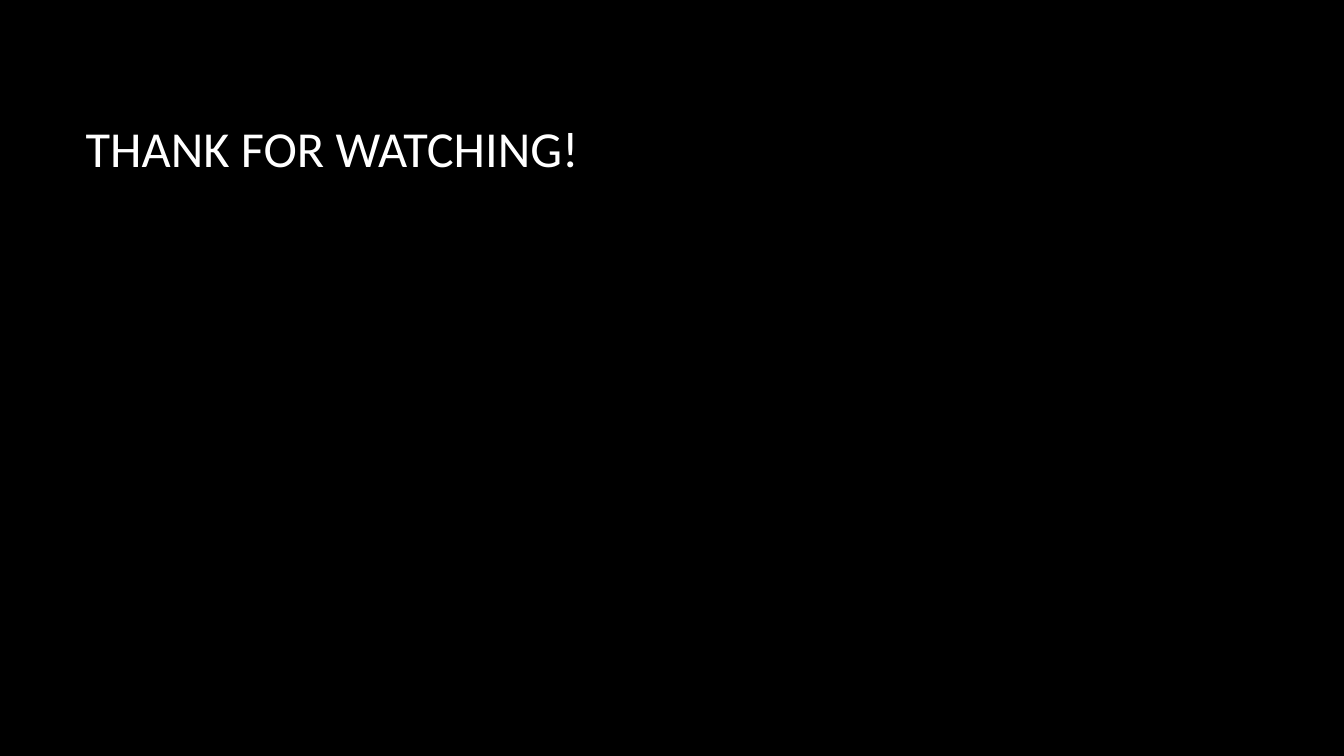
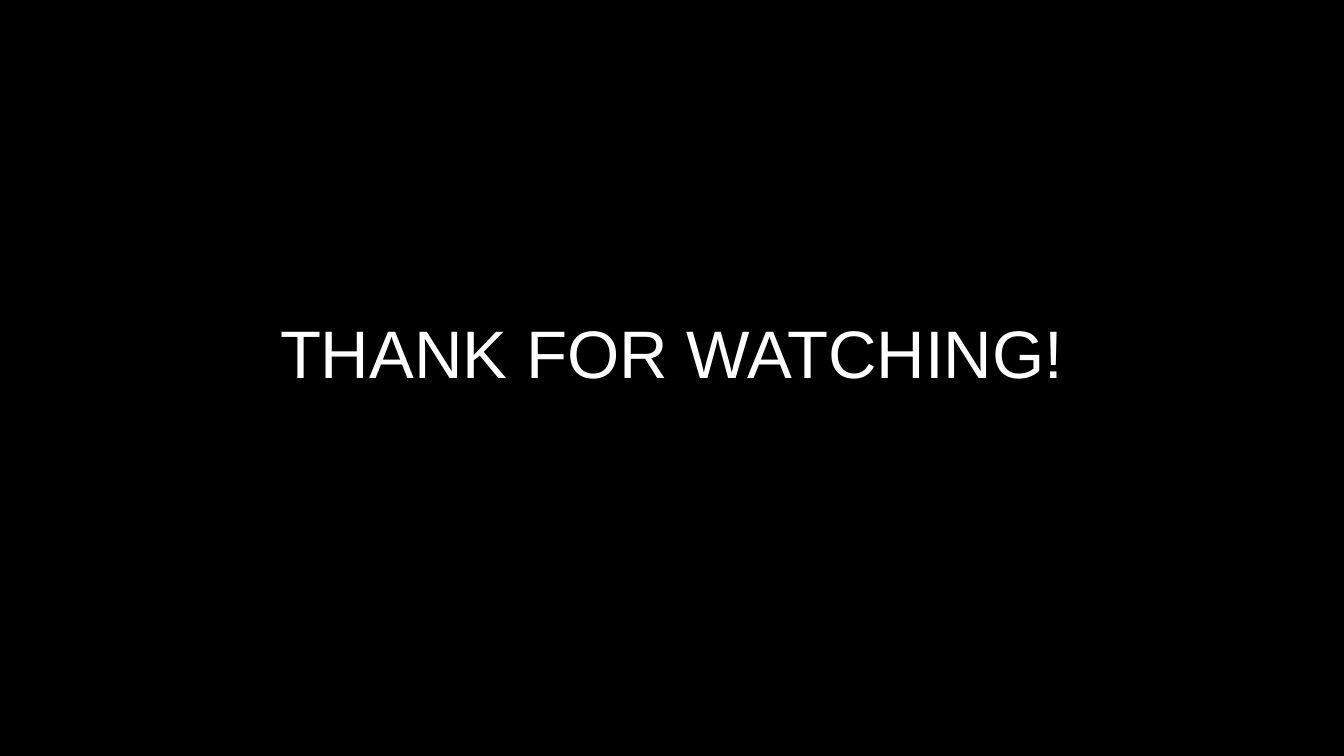
Before and after one commit to sonnv56/Mon-CVDHD-2014, a slide deck: slide 6 of Trinh_Van_Thu/Native Cross-Platform Apps with Tabris.pptx. Drawn at 1344x756 pixels with LibreOffice and Linux fonts; fonts in the diff are those of the drawing; background and template pictures are left out. Boxes give left, top, right and bottom in pixels: in the first picture for what was removed or moved away, otherwise in the second. Text is boxed around its words. In the diff, an @@ line names an element or a change of style, - is before the commit and + after.

Commit message:
edit font

```diff
--- a/Trinh_Van_Thu/Native Cross-Platform Apps with Tabris.pptx
+++ b/Trinh_Van_Thu/Native Cross-Platform Apps with Tabris.pptx
@@ title "THANK FOR WATCHING!": place and size @@
-title "THANK FOR WATCHING!" at (86,133,579,168)
+title "THANK FOR WATCHING!" at (280,331,1063,379)
@@ title "THANK FOR WATCHING!" at (280,331,1063,379): size 36 to 48 pt, font Calibri to Arial; alignment left to centre @@
```
Also in this commit, not shown: 5 other slides changed.
